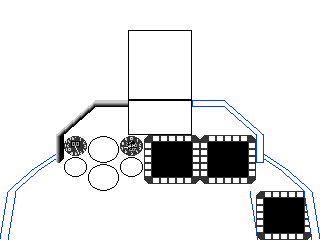
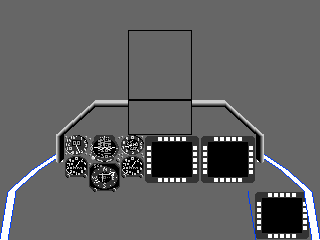
Two versions of the same layered image (320×240). Layer-by-layer changes:
added group "Screws" with 16 layers in group "Su30" over [65, 136, 144, 165]
painted on "Frame" over [192, 100, 264, 240]
added group "Radar Altimeter copy" with 10 layers in group "Su30" over [64, 156, 88, 178]
added layer "Background copy #2" in group "Radar Altimeter copy" over [64, 156, 88, 177]
added group "Radar Altimeter" with 10 layers in group "Su30" over [120, 156, 144, 178]
added layer "Background copy #1" in group "Radar Altimeter" over [120, 156, 144, 177]
added layer "Background copy" in group "Airpressed Altitude" over [120, 135, 144, 156]
painted on "Plate #1" over [120, 135, 144, 156]
added layer "Background" in group "Airspeed Indicator" over [64, 135, 88, 156]
painted on "Plate" over [64, 135, 88, 156]
removed layer "BigCircle copy #1" from group "Su30" over [88, 164, 119, 191]
added group "ADI" with 7 layers in group "Su30" over [88, 135, 120, 163]
renamed "BigCircle copy" to "Big Plate", moved it into group "ADI", painted on it over [88, 136, 119, 163]
added layer "Slip" in group "ADI" over [91, 135, 115, 163]
added layer "Background #1" in group "ADI" over [88, 135, 120, 163]
added group "HSI" with 12 layers in group "Su30" over [88, 163, 120, 192]
added layer "Dots #2" in group "HSI" over [92, 167, 117, 188]
added layer "Outer" in group "HSI" over [91, 166, 118, 189]
added layer "BigCircle copy #2" in group "HSI" over [89, 163, 120, 191]
added layer "Background #2" in group "HSI" over [88, 163, 120, 191]
painted on "DisplayLower" over [254, 191, 311, 240]
painted on "DisplayRight" over [200, 135, 256, 184]
moved "DisplayLeft" below "DisplayRight", painted on it over [144, 135, 200, 184]
painted on "Pasted Layer" over [0, 0, 320, 240]
…and 33 more changes (24 added, 5 moved_by, 3 painted, 1 removed)
